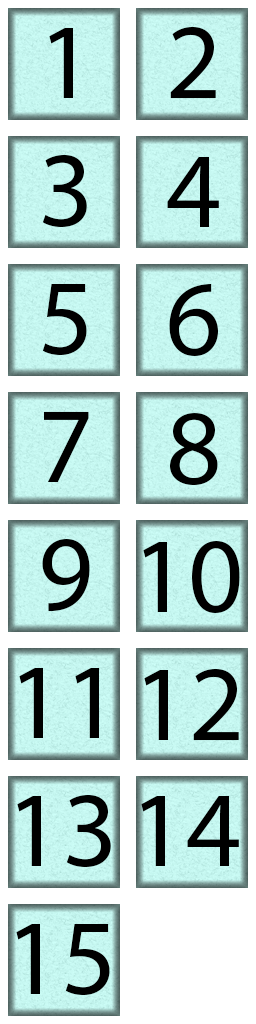
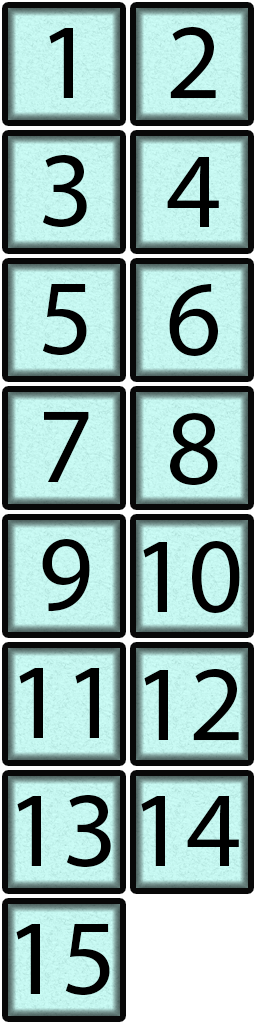
Layer changes from the first 256x1024 image to the second:
pixels changed over [2,2,254,1022] (layer not identified)
